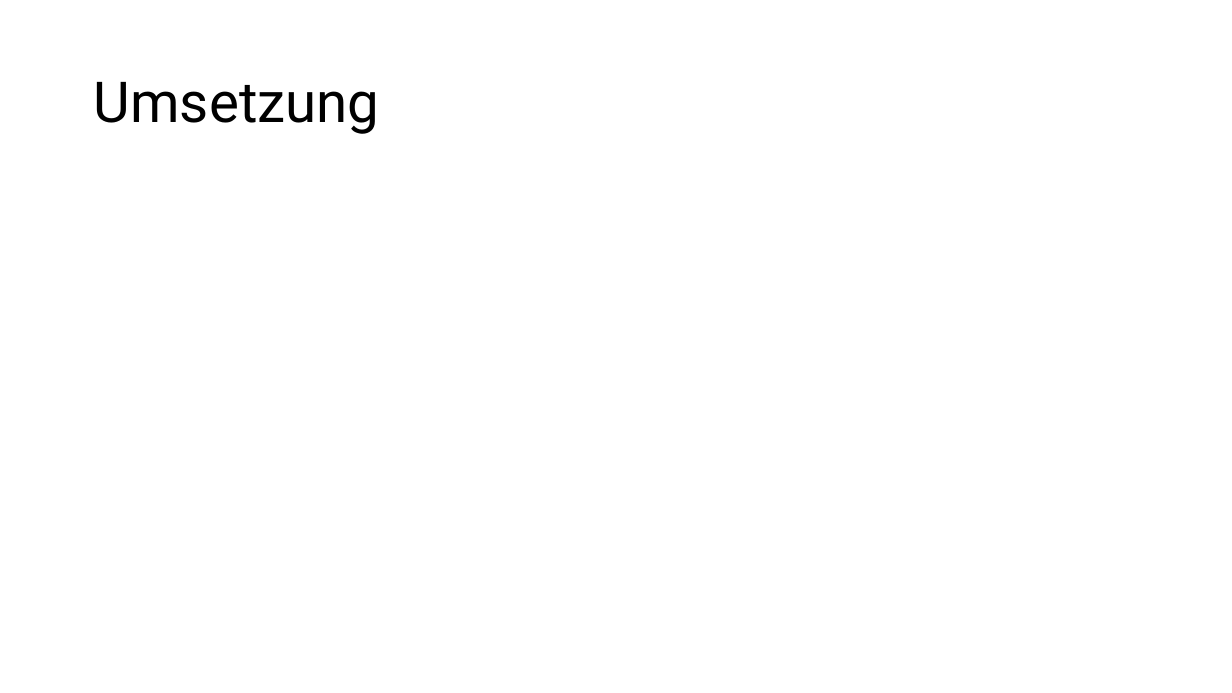
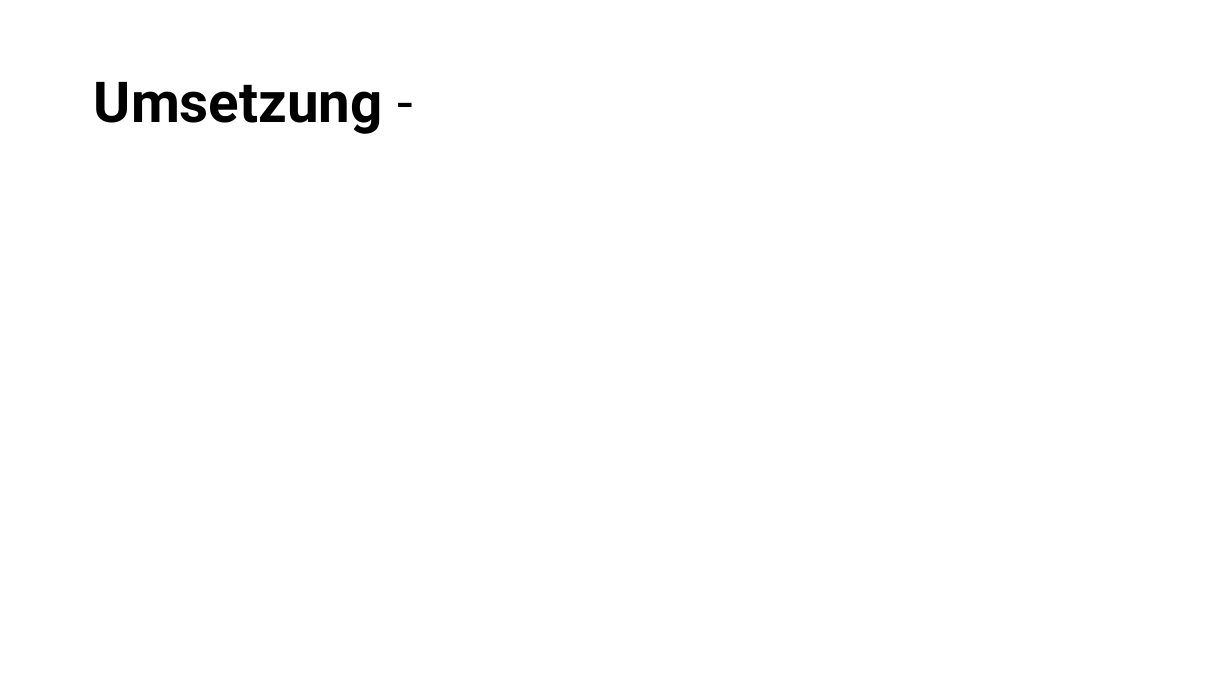
Before and after one commit to NykyTV/PasswortManager, a slide deck: slide 5 of pp/Presentation.pptx. Drawn at 1232x693 pixels with LibreOffice and Linux fonts; fonts in the diff are those of the drawing. Boxes give left, top, right and bottom in pixels: in the first picture for what was removed or moved away, otherwise in the second. Text is boxed around its words. In the diff, an @@ line names an element or a change of style, - is before the commit and + after.

```diff
--- a/pp/Presentation.pptx
+++ b/pp/Presentation.pptx
@@ title at (x1=94, y1=82, x2=383, y2=134): text changed; bold on @@
-Umsetzung
+Umsetzung -
```
Also in this commit, not shown: 5 other slides changed, 2 slides added.
